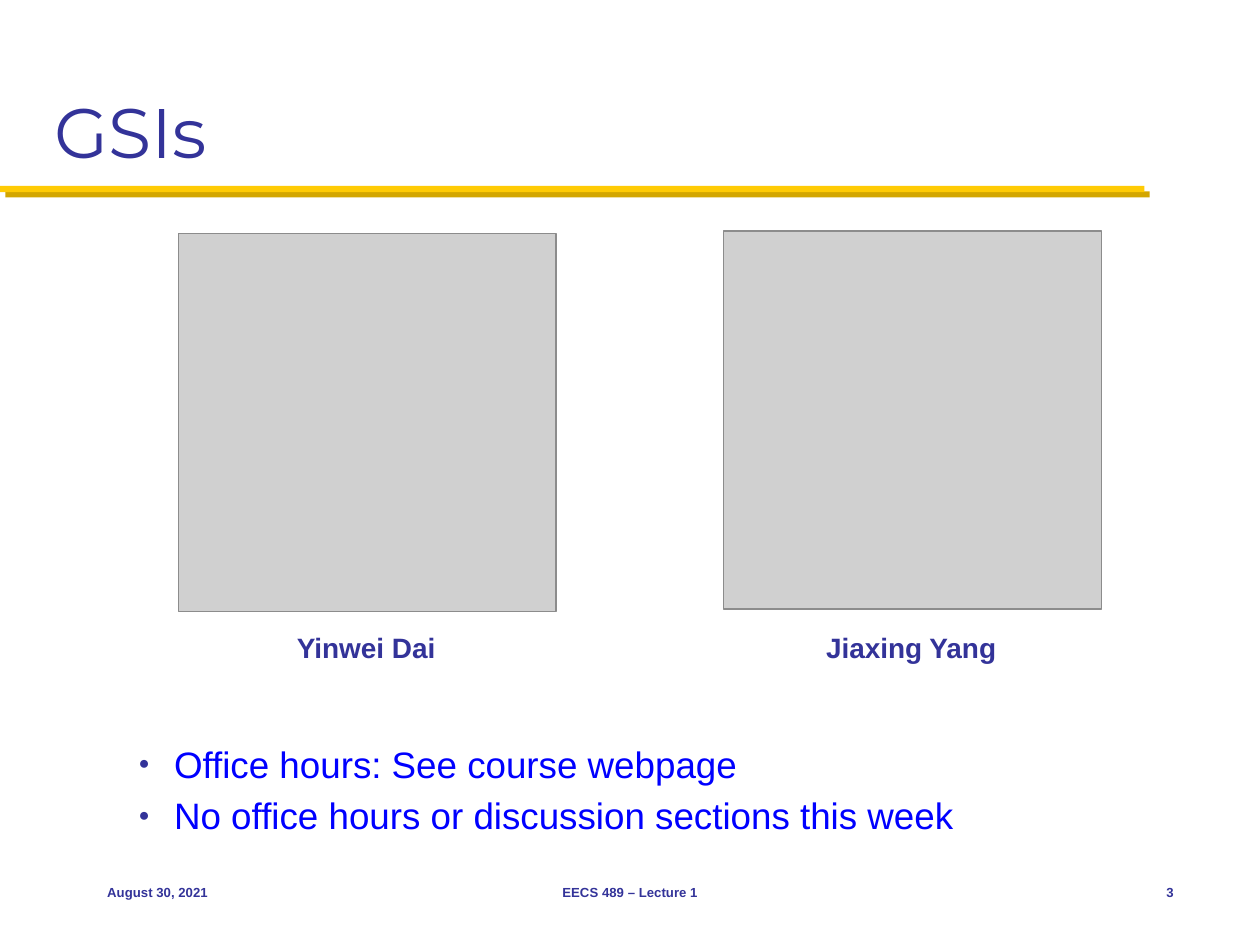
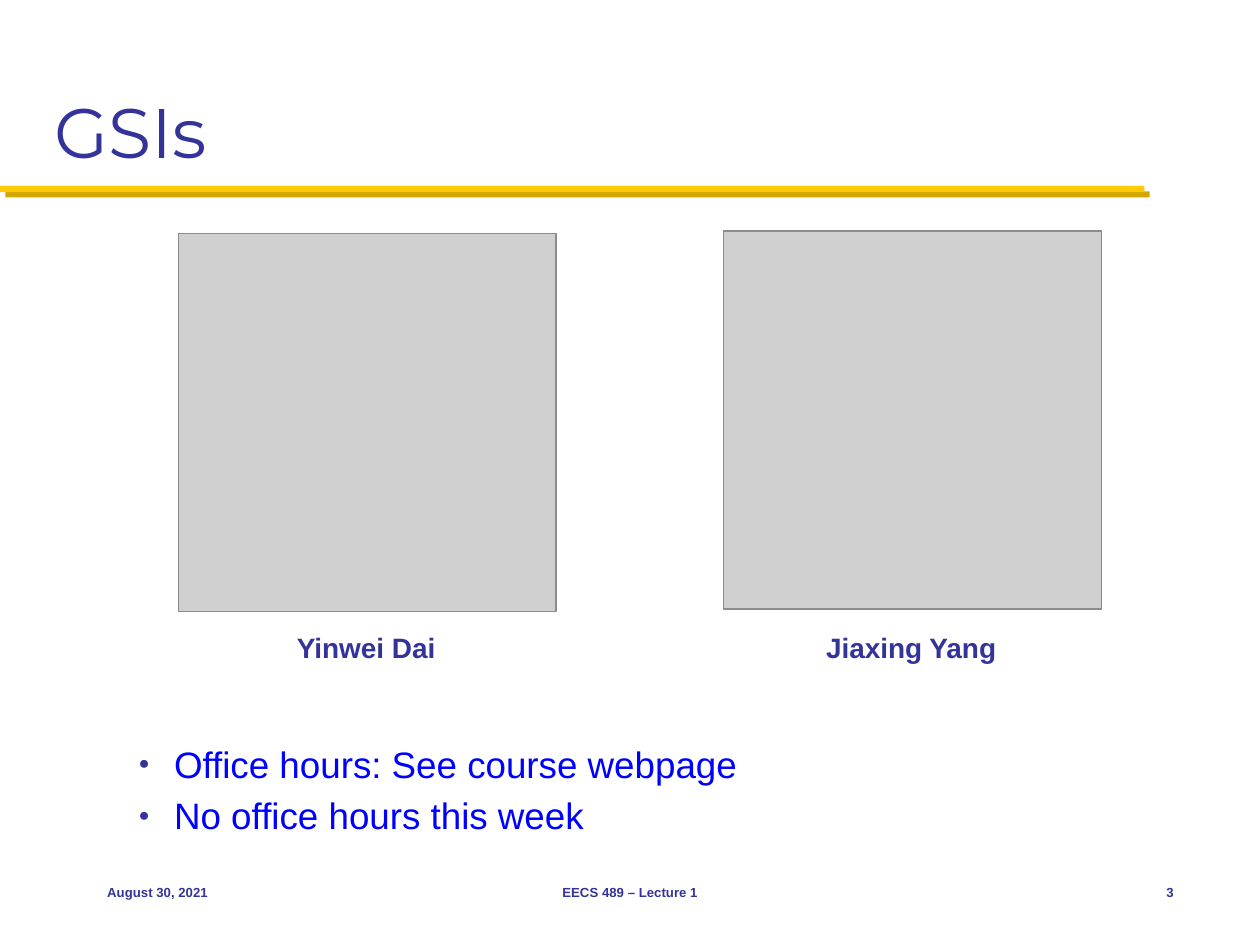
Before and after one commit to mosharaf/eecs489, a slide deck: slide 3 of Slides/083021.pptx. Drawn at 1260x945 pixels with LibreOffice and Linux fonts; fonts in the diff are those of the drawing; grey boxes stand for pictures. Boxes give left, top, right and bottom in pixels: in the first picture for what was removed or moved away, otherwise in the second. Text is boxed around its words. In the diff, an @@ line names an element or a change of style, - is before the commit and + after.

Commit message:
Updated slides for 8/30

```diff
--- a/Slides/083021.pptx
+++ b/Slides/083021.pptx
@@ text at [174,802,584,830]: text changed @@
-● No office hours or discussion sections this week
+● No office hours this week
```
Also in this commit, not shown: 1 other slide changed.
